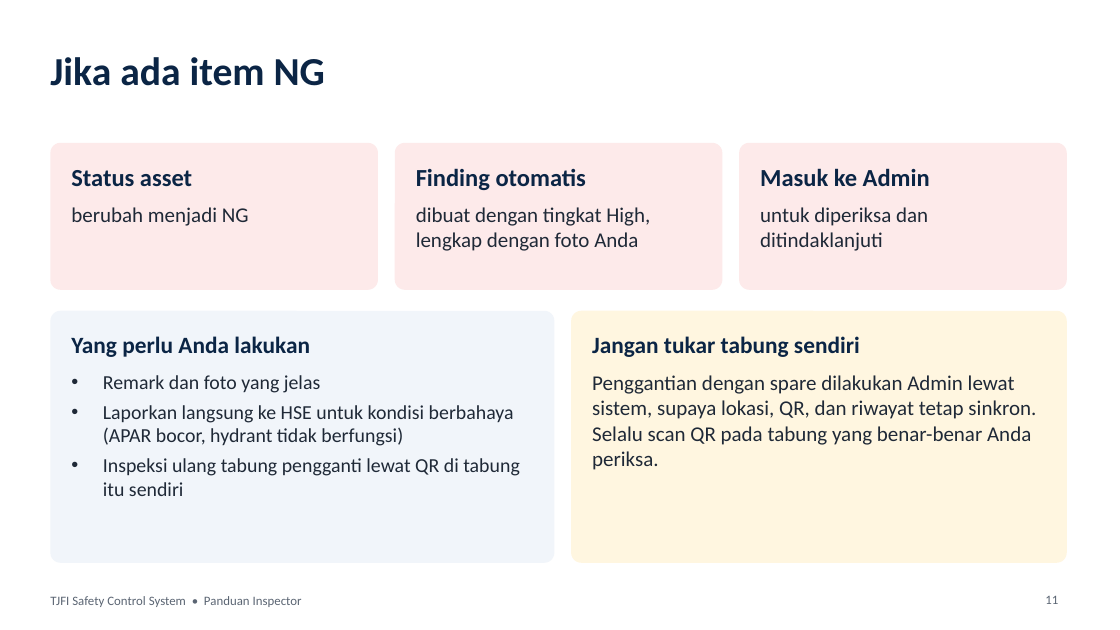
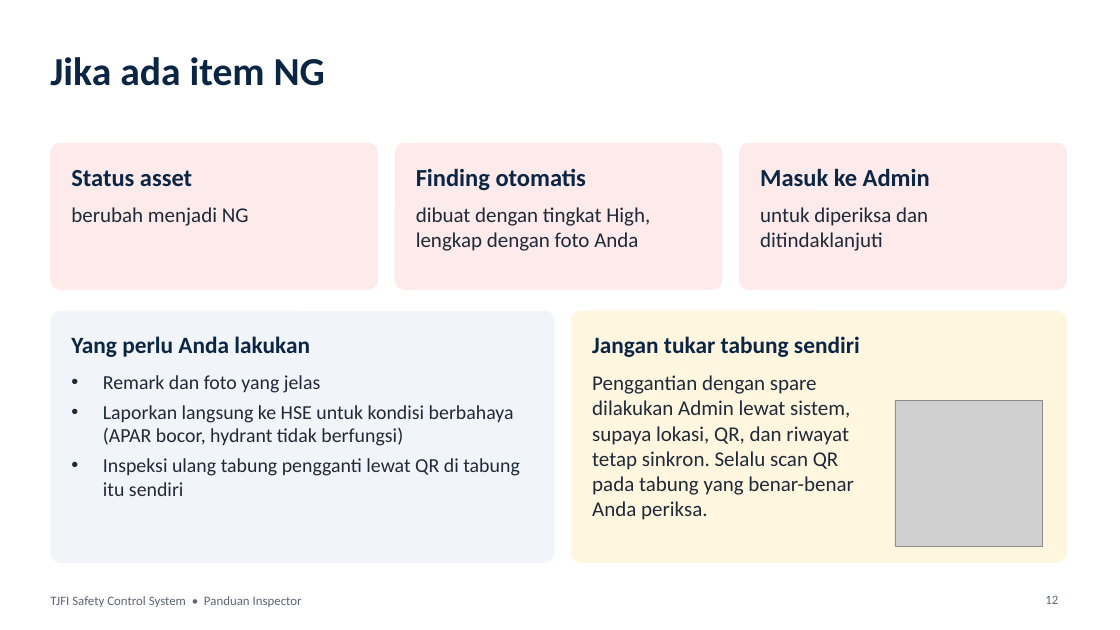
Before and after one commit to tjforge-hse/tjforge-hse.github.io, a slide deck: slide 12 of panduan-inspector.pptx (slide 11 before the commit). Drawn at 1120x630 pixels with LibreOffice and Linux fonts; fonts in the diff are those of the drawing; grey boxes stand for pictures. Boxes give left, top, right and bottom in pixels: in the first picture for what was removed or moved away, otherwise in the second. Text is boxed around its words. In the diff, an @@ line names an element or a change of style, - is before the commit and + after.

```diff
--- a/panduan-inspector.pptx
+++ b/panduan-inspector.pptx
@@ text "Penggantian dengan spare dilakukan Admin ..." rewrapped from [592, 375, 1036, 470] to [592, 375, 854, 520] @@
@@ picture added at [895, 401, 1042, 546] @@
@@ page number at [1045, 595, 1058, 604]: text changed @@
-11
+12
```
Also in this commit, not shown: 9 other slides changed, 1 slide added, 1 other file.
